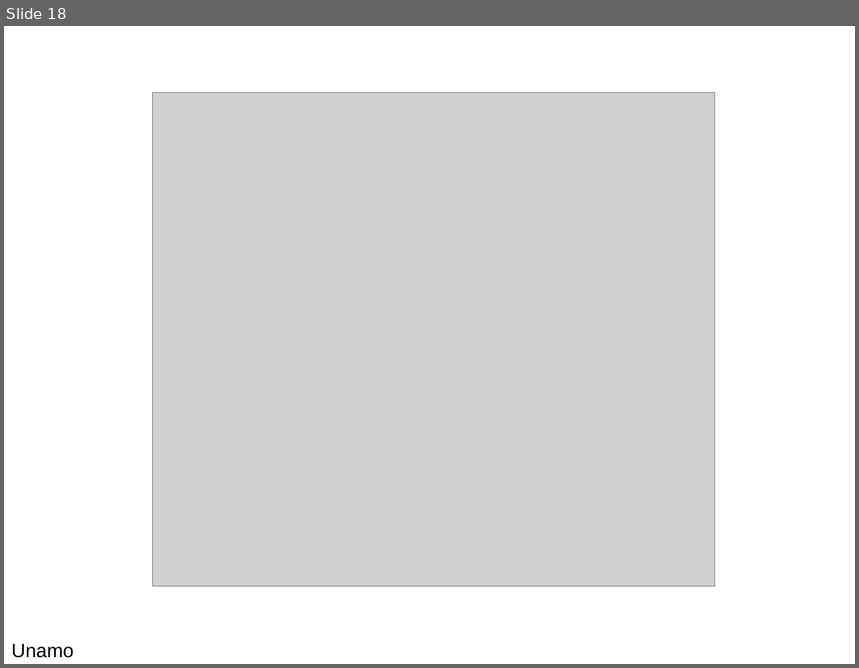
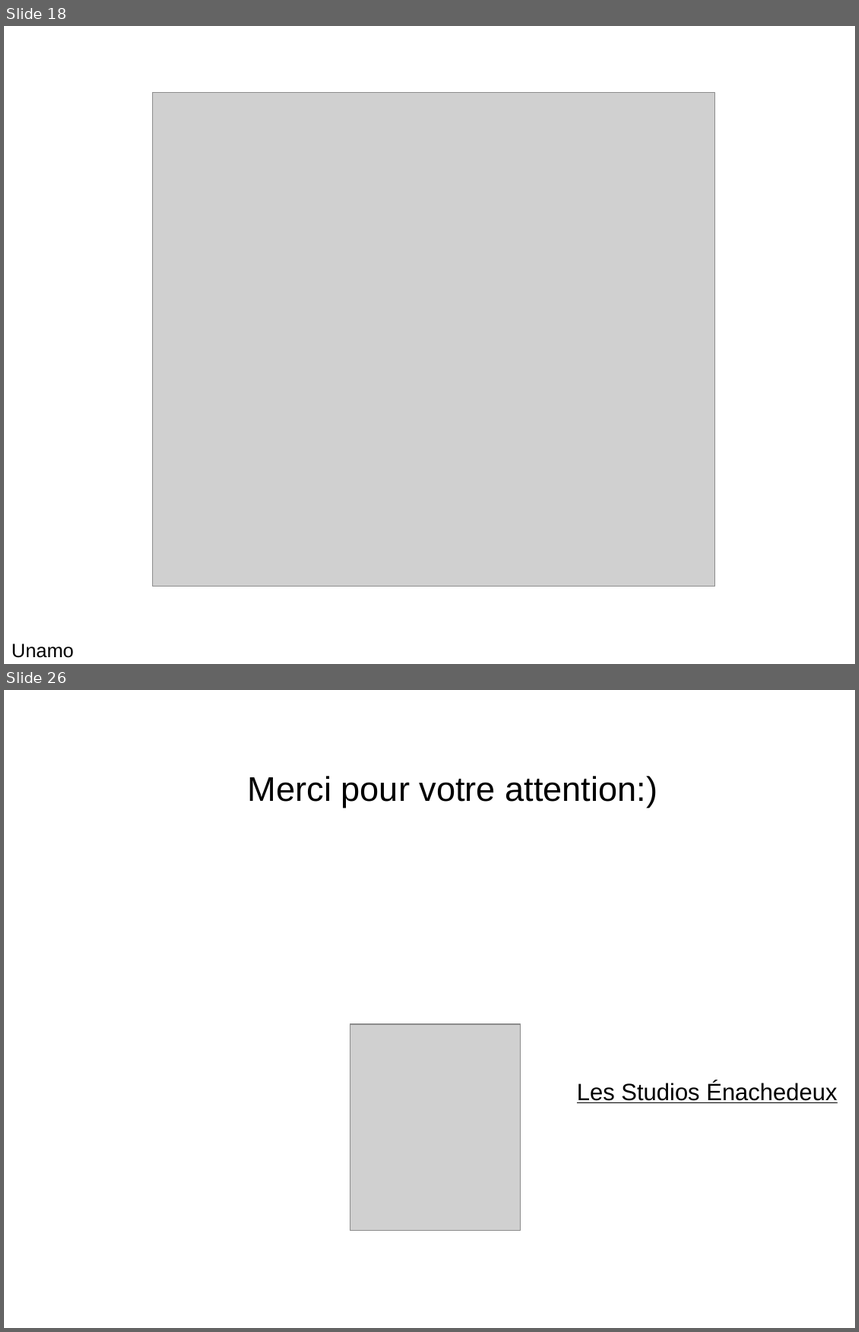
Before and after one commit to AntoineNH2/IsThisMyLanguage, a slide deck: langevinium/Langevinium_2016_05_11.odp. Shown one above the other, each under a label of ours: slide 18 before the commit, slides 18 and 26 after it; the slides between them are not shown. The pictures are 859x668 and 859x1332 pixels, drawn with LibreOffice and Linux fonts; fonts in the diff are those of the drawing; grey boxes stand for pictures. Boxes give left, top, right and bottom in pixels: in the first picture for what was removed or moved away, otherwise in the second. Text is boxed around its words. In the diff, an @@ line names an element or a change of style, - is before the commit and + after.

```diff
--- a/langevinium/Langevinium_2016_05_11.odp
+++ b/langevinium/Langevinium_2016_05_11.odp
@@ slide 26 added at bbox=[4, 690, 855, 1328], background #FFFFFF @@
@@ text added at bbox=[248, 776, 658, 807], 32 pt, text #000000 @@
+Merci pour votre attention:)
@@ picture added at bbox=[351, 1024, 521, 1230] @@
@@ text added at bbox=[577, 1081, 837, 1103], 22 pt, text #000000, underline @@
+Les Studios Énachedeux
```
Also in this commit, not shown: 4 slides changed, 6 other slides added, 6 other files.
